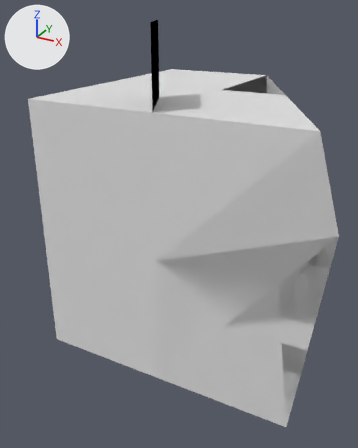
The OBJ model mods/stones/models/blushrock_52ul.obj, before and after one commit.
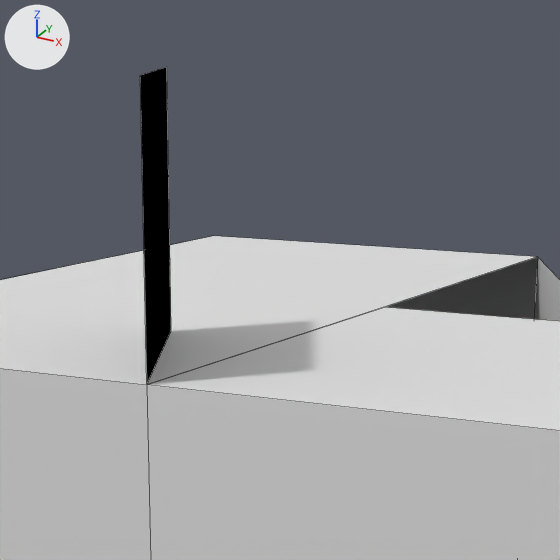
Each version appears first whole from a 50 mm lens placed at (0.788, -1.768, 0.791), pointed at (-0.11, -0.136, -0.025), and next in a close-up on the part from 31% to 76% of the width and 0% to 37% of the height. The lights are fixed; the arrows at upper left show +X, +Y and +Z. The close-ups show mesh edges as thin lines. Where no turn or scale is listed for an object, it has been applied to the vertices. Vertices at the same position are counted once.

In view in the first close-up: 'blushrock_52ul'.
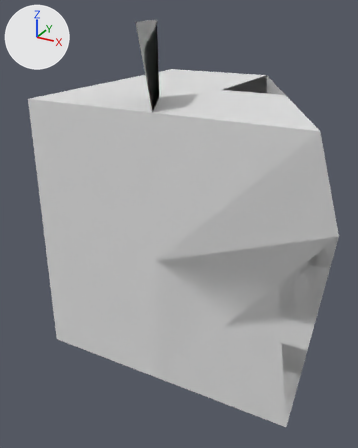
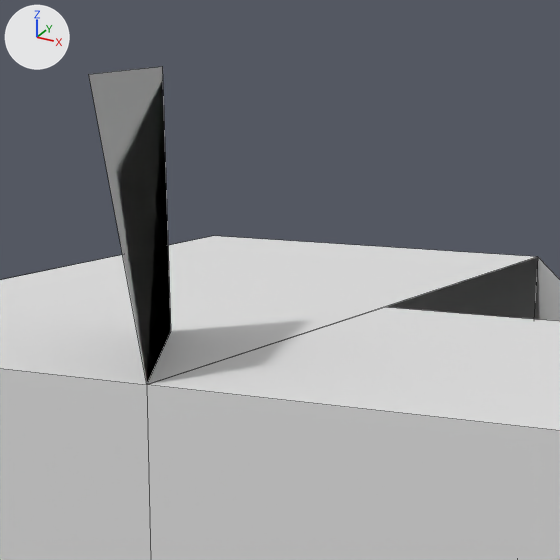
Changed parts and their boxes [x1, y1, x2, y2] in the close-ups (560 x 560 px; the box of a moved part takes in the faces that stretch with it):
'blushrock_52ul', reshaped: before [0, 67, 560, 560]; after [0, 66, 560, 560]
part 1 of me_blushrock_52ul, moved or reshaped: before [140, 67, 171, 384]; after [89, 66, 171, 384]

The change, as a list of edits to the scene's bpy script:
```text
Change me_blushrock_52ul:
    where me_blushrock_52ul.from_pydata(...)  # 34 vertices, 22 faces; spans x -0.5..0.5, y -0.5..0.5, z -0.5..0.75
    used by ob_blushrock_52ul; location = (0.0, 0.0, 0.0)
    me_blushrock_52ul part 1
    me_blushrock_52ul.vertices[29].co: (0.0, -0.5, 0.75) -> (-0.05, -0.5, 0.75)  # pixel (140, 75) -> pixel (88, 74)
    me_blushrock_52ul.vertices[30].co: (-0.125, -0.25, 0.75) -> (-0.13, -0.25, 0.75)  # pixel (166, 66) -> pixel (162, 66)
```
